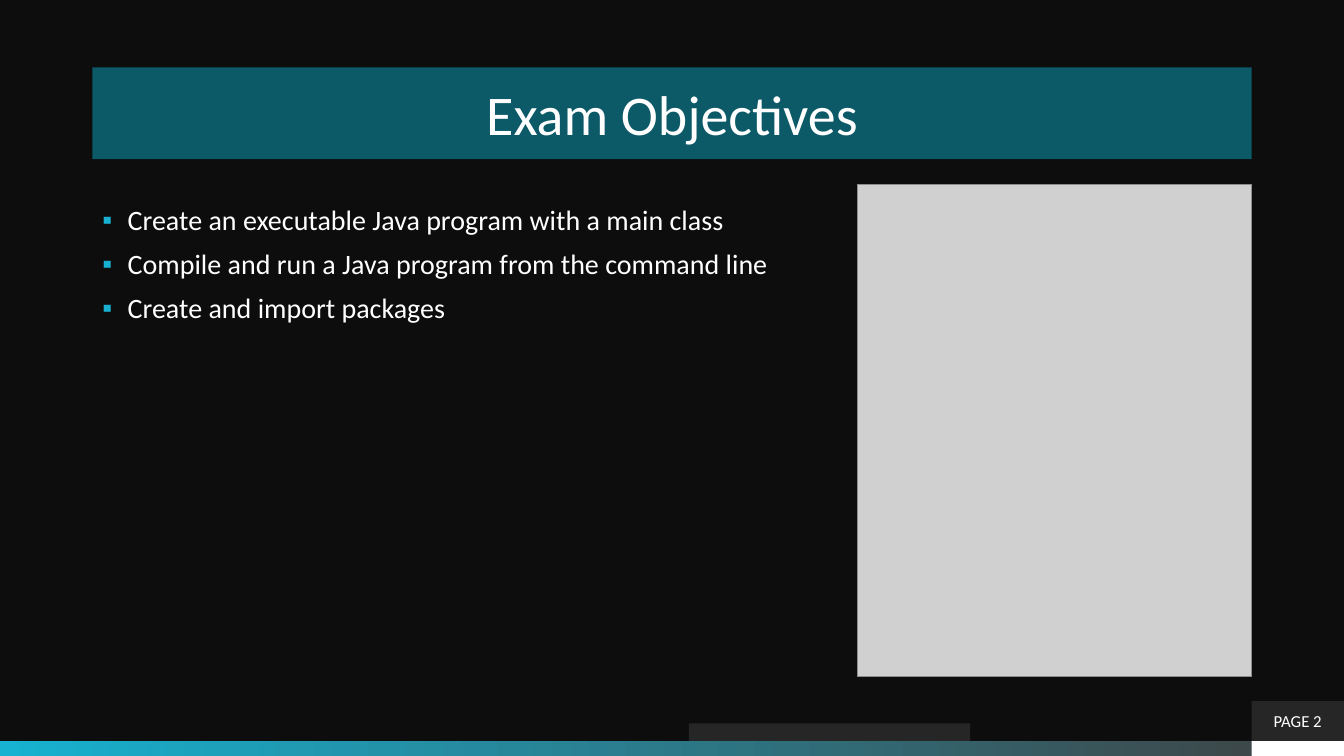
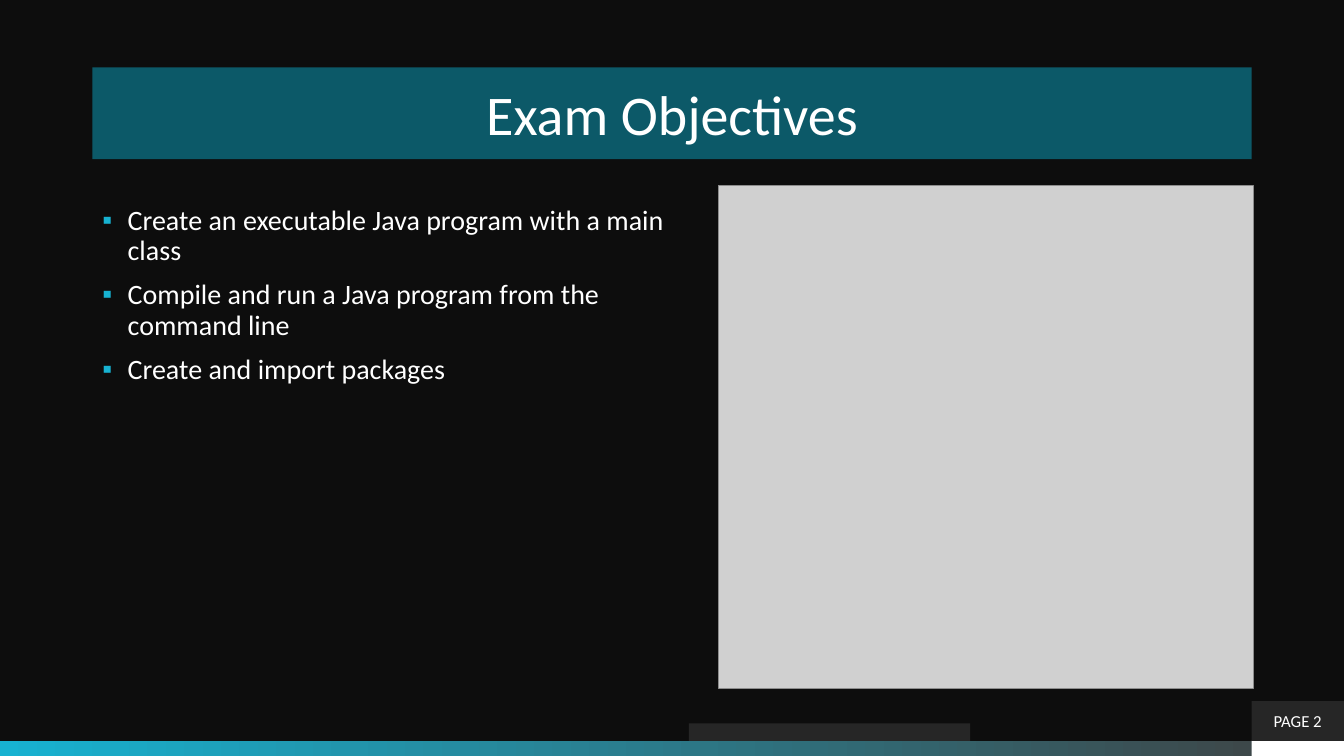
Before and after one commit to theLeonidas/Courses, a slide deck: slide 2 of courseMaterial/Objective-2-Simple Java Program/Basics_Of_A_Java_Program.pptx. Drawn at 1344x756 pixels with LibreOffice and Linux fonts; fonts in the diff are those of the drawing; grey boxes stand for pictures; background and template pictures are left out. Boxes give left, top, right and bottom in pixels: in the first picture for what was removed or moved away, otherwise in the second. Text is boxed around its words. In the diff, an @@ line names an element or a change of style, - is before the commit and + after.

```diff
--- a/courseMaterial/Objective-2-Simple Java Program/Basics_Of_A_Java_Program.pptx
+++ b/courseMaterial/Objective-2-Simple Java Program/Basics_Of_A_Java_Program.pptx
@@ text "Create an executable Java program ..." rewrapped from box(128, 210, 767, 323) to box(128, 210, 663, 384) @@
@@ picture: place and size @@
-picture at box(858, 185, 1252, 677)
+picture at box(719, 186, 1253, 689)
```
Also in this commit, not shown: 1 other slide changed, 44 other files.
